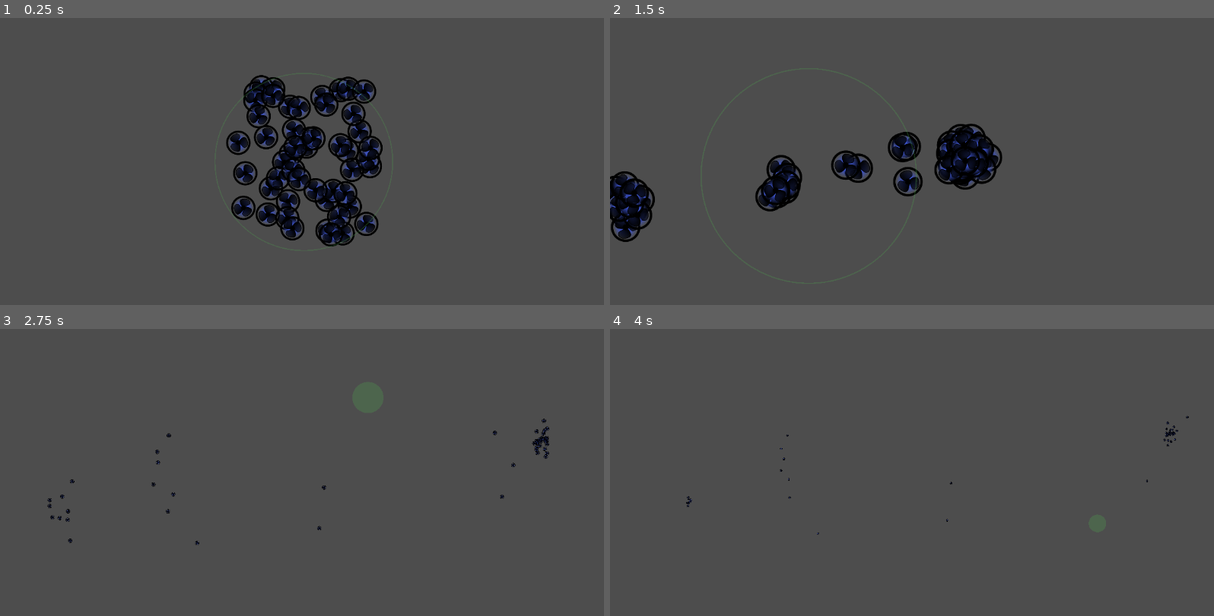
Above: before the commit, frames 1-4 (two rows, left to right).
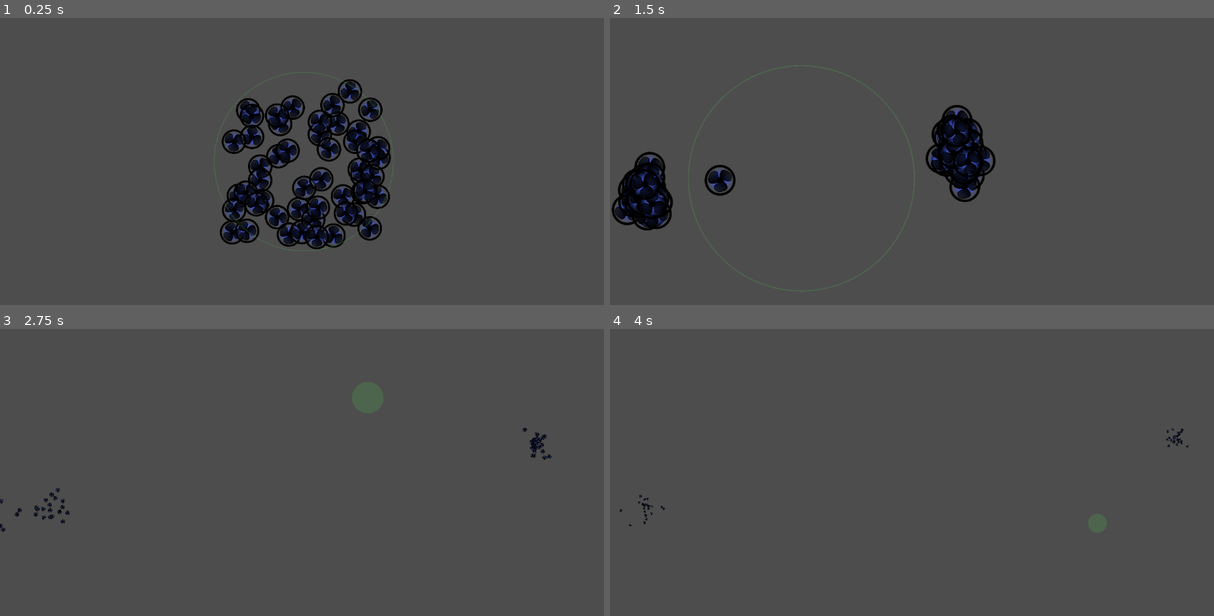
Above: after the commit, the same moments.

Repository: mgiuca/patient-zero
Game: Godot game, scene res://scenes/levels/lvl_body.tscn
Two runs of this game, one before a commit and one after it. Both use one fixed random seed, a clock stepped at 60 frames per second and the inputs below. Before the commit the project starts from res://scenes/level.tscn.
Inputs (mouse positions are in pixels of both pictures, inside the frame that each line leads up to):
- Up to frame 1 (0.25 s): no input
- Up to frame 2 (1.5 s): move the mouse to (1044, 144) at 0.52 s; press the mouse at (1044, 144) at 0.53 s; move the mouse to (791, 178) at 1.27 s; release the mouse at (791, 178) at 1.28 s; click (791, 178) at 1.35 s
- Up to frame 3 (2.75 s): move the mouse to (362, 397) at 2.02 s; press the mouse at (362, 397) at 2.03 s
- Up to frame 4 (4 s): move the mouse to (881, 541) at 2.77 s; release the mouse at (881, 541) at 2.78 s; click (881, 541) at 2.85 s; move the mouse to (1099, 524) at 3.52 s; press the mouse at (1099, 524) at 3.53 s

The runs differ from the first frame. In frame 1, 9.9% of the frame differs, in the area x 36-65%, y 19-81%; in frame 2, 6.3%; in frame 3, 0.5%; in frame 4, 0.2%.

Commit message:
Moved Level to LvlBody.
This establishes a convention where each level has its own scene, but share a common script.

Diff:
--- a/project.godot
+++ b/project.godot
@@ -11,7 +11,7 @@
 [application]
 
 config/name="Swarm"
-run/main_scene="res://scenes/level.tscn"
+run/main_scene="res://scenes/levels/lvl_body.tscn"
 config/features=PackedStringArray("4.3", "GL Compatibility")
 config/icon="res://icon.svg"
 
--- a/scenes/level.gd
+++ b/scenes/level.gd
@@ -1,3 +1,5 @@
+# Scene script shared by all levels.
+
 extends Node
 
 ## The scene to instantiate a bot.
--- a/scenes/level.tscn
+++ /dev/null
@@ -1,24 +0,0 @@
-[gd_scene load_steps=5 format=3 uid="uid://cmkyyhw2pwwng"]
-
-[ext_resource type="PackedScene" uid="uid://dieb3dfblspao" path="res://scenes/bot.tscn" id="1_g5p31"]
-[ext_resource type="Script" path="res://scenes/level.gd" id="1_m0dy6"]
-[ext_resource type="PackedScene" uid="uid://mclt0vsajrjb" path="res://scenes/cursor.tscn" id="3_qt3ji"]
-[ext_resource type="AudioStream" uid="uid://cu6bjqlaj4ng2" path="res://music/Spacial Harvest.mp3" id="4_2qv1h"]
-
-[node name="Level" type="Node"]
-script = ExtResource("1_m0dy6")
-bot_scene = ExtResource("1_g5p31")
-initial_bots = 50
-music_start_time = 2.0
-
-[node name="Camera" type="Camera2D" parent="."]
-position_smoothing_enabled = true
-
-[node name="Cursor" parent="." instance=ExtResource("3_qt3ji")]
-z_index = 100
-
-[node name="Music" type="AudioStreamPlayer" parent="."]
-stream = ExtResource("4_2qv1h")
-autoplay = true
-playback_type = 1
-parameters/looping = false
--- /dev/null
+++ b/scenes/levels/lvl_body.tscn
@@ -0,0 +1,24 @@
+[gd_scene load_steps=5 format=3 uid="uid://dtrahaov2gclc"]
+
+[ext_resource type="Script" path="res://scenes/level.gd" id="1_n3cbr"]
+[ext_resource type="PackedScene" uid="uid://dieb3dfblspao" path="res://scenes/bot.tscn" id="2_3dgl4"]
+[ext_resource type="PackedScene" uid="uid://mclt0vsajrjb" path="res://scenes/cursor.tscn" id="3_5i8s6"]
+[ext_resource type="AudioStream" uid="uid://cu6bjqlaj4ng2" path="res://music/Spacial Harvest.mp3" id="4_1gsof"]
+
+[node name="LvlBody" type="Node"]
+script = ExtResource("1_n3cbr")
+bot_scene = ExtResource("2_3dgl4")
+initial_bots = 50
+music_start_time = 2.0
+
+[node name="Camera" type="Camera2D" parent="."]
+position_smoothing_enabled = true
+
+[node name="Cursor" parent="." instance=ExtResource("3_5i8s6")]
+z_index = 100
+
+[node name="Music" type="AudioStreamPlayer" parent="."]
+stream = ExtResource("4_1gsof")
+autoplay = true
+playback_type = 1
+parameters/looping = false
